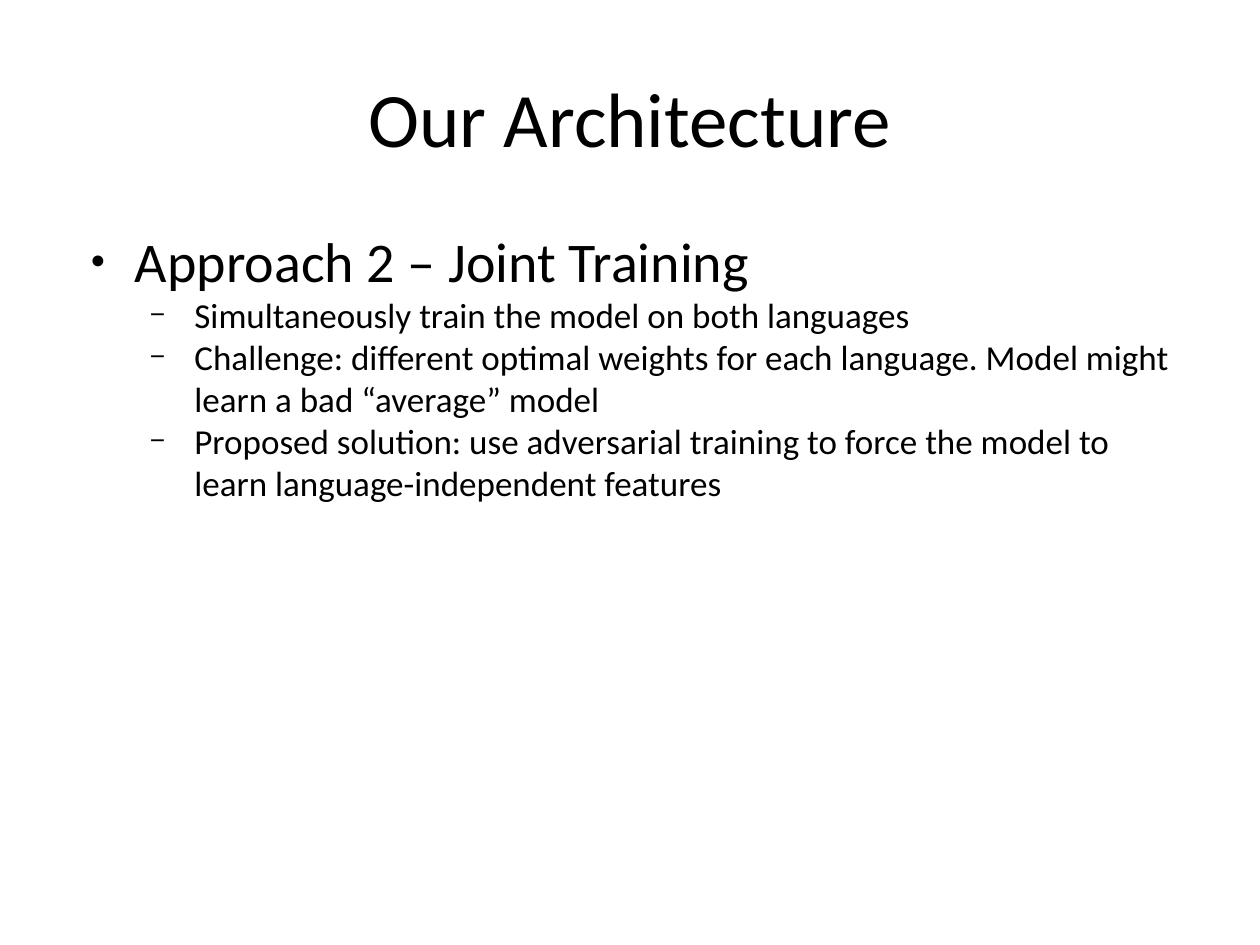
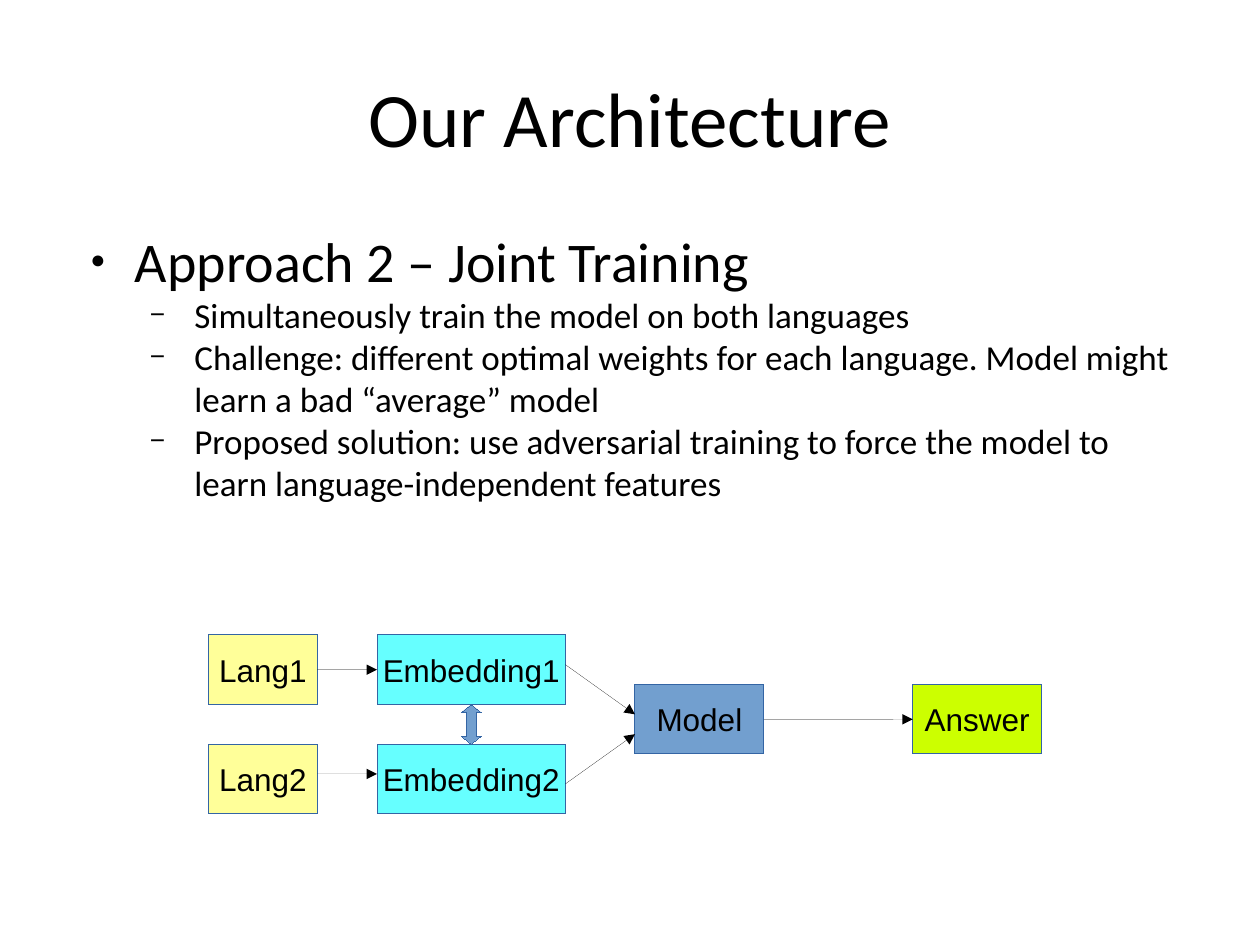
Before and after one commit to Mithrillion/BiQA, a slide deck: slide 14 of ideas/peter_final_seminar.odp (slide 7 before the commit). Drawn at 1260x945 pixels with LibreOffice and Linux fonts; fonts in the diff are those of the drawing; background and template pictures are left out. Boxes give left, top, right and bottom in pixels: in the first picture for what was removed or moved away, otherwise in the second. Text is boxed around its words. In the diff, an @@ line names an element or a change of style, - is before the commit and + after.

```diff
--- a/ideas/peter_final_seminar.odp
+++ b/ideas/peter_final_seminar.odp
@@ rectangle added at box(208, 635, 318, 704), fill #FFFF99, outline #3465A4 0 pt, 18 pt, text #000000 @@
+Lang1
@@ rectangle added at box(377, 635, 566, 704), fill #66FFFF, outline #3465A4 0 pt, 18 pt, text #000000 @@
+Embedding1
@@ arrow added from (318, 669) to (377, 670), #000000 0 pt @@
@@ arrow added from (566, 665) to (635, 714), #000000 0 pt @@
@@ rectangle added at box(635, 684, 764, 753), fill #729FCF, outline #3465A4 0 pt, 18 pt, text #000000 @@
+Model
@@ rectangle added at box(912, 684, 1041, 753), fill #CCFF00, outline #3465A4 0 pt, 18 pt, text #000000 @@
+Answer
@@ freeform shape added at box(461, 705, 481, 744), fill #729FCF, outline #3465A4 0 pt @@
@@ arrow added from (764, 719) to (912, 719), #000000 0 pt @@
@@ rectangle added at box(208, 745, 318, 814), fill #FFFF99, outline #3465A4 0 pt, 18 pt, text #000000 @@
+Lang2
@@ rectangle added at box(377, 745, 566, 814), fill #66FFFF, outline #3465A4 0 pt, 18 pt, text #000000 @@
+Embedding2
@@ arrow added from (566, 784) to (635, 735), #000000 0 pt @@
@@ arrow added from (318, 774) to (377, 774), #000000 0 pt @@
```
Also in this commit, not shown: 6 other slides changed, 14 slides added, 3 slides removed, 22 other files.
